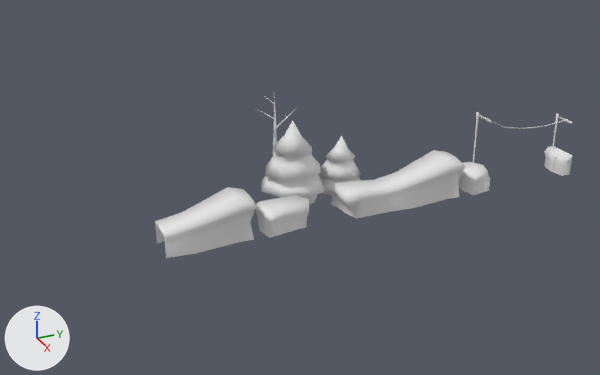
One commit to the Blender file Models/Models.blend: the scene before it, then after it.
Before and after are seen from a 50 mm camera at (42.4, -6.5, 22.9) aimed at (-2.9, 13.9, 0.2). The lights are fixed; the arrows at lower left show +X, +Y and +Z. Materials are left out; every surface is plain grey.
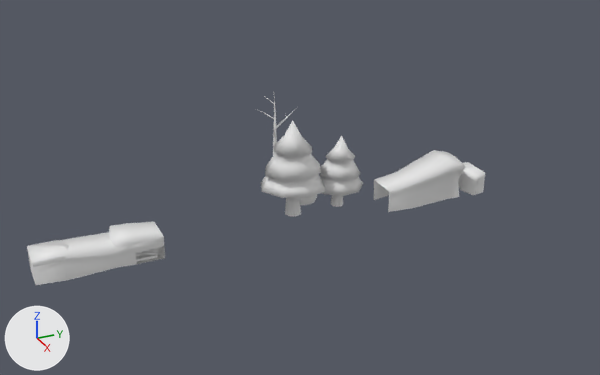
The edits, one by one:
me_cube_008 is used by ob_cube_005; location (0.0, 7.38, 0.0).
me_cube_008 had 72 vertices, 58 faces and spanned x -1.37..1.22, y -3.68..3.66, z -0.75..1.99.
me_cube_008 now has 72 vertices, 59 faces and spans x -1.34..1.25, y 0.0..7.25, z -0.04..2.09.
me_cube_008 part 4: the loose piece of 30 vertices spanning x -1.1..1.13, y 2.51..3.66, z -0.75..0.73 is deleted.
me_cube_008 part 5: 42 vertices removed from x -1.37..1.22, y -3.68..2.17, z -0.75..1.99; 72 vertices added at x -1.34..1.25, y 0.0..7.25, z -0.04..2.09.
me_cube_001 has 51 vertices, 36 faces and spans x -1.04..1.02, y -3.84..3.52, z -1.06..0.79.
me_cube_001 is used by ob_cube_001; location (-0.02, 14.89, 0.21).
me_cube_001 part 2: the loose piece of 30 vertices spanning x -1.04..1.02, y 0.35..3.52, z -0.99..0.79 is scaled about its middle by (1, 0.91, 1), then moved by (-0.02, 3.87, 0.92).
me_cube_001 part 3: the loose piece of 21 vertices spanning x -1.04..1.02, y -3.84..-1.71, z -1.06..0.57 is moved by (-0.02, 3.84, 0.92).
me_cube_002 has 51 vertices, 44 faces and spans x -1.06..1.14, y -3.68..3.66, z -0.71..0.79.
me_cube_002 is used by ob_cube_002; location (0.0, 14.69, 0.0).
me_cube_002 part 1: the whole mesh is scaled about its middle by (1, 0.987, 1), then moved by (0.0, 3.63, 0.71).
Object 'Cube.005' (ob_cube_005) moves from (0.0, 7.38, 0.0) to (0.02, -3.58, -0.71).
Object 'Cube.005' (ob_cube_005) is now hidden.
Object 'Cube.004' (ob_cube_004) is deleted.
Object 'Cube.001' (ob_cube_001) moves from (-0.02, 14.89, 0.21) to (0.02, -3.58, -0.71).
Object 'Cube.002' (ob_cube_002) is now shown.
Object 'Cube.002' (ob_cube_002) moves from (0.0, 14.69, 0.0) to (0.02, -3.58, -0.71).

Where the change shows, as pixel boxes (x1, y1, x2, y2) in the pictures (600 x 375 px; the box of a moved part takes in the faces that stretch with it):
'Cube.005', hidden
    before: (155, 187, 283, 258)
'Cube.001', reshaped, moved
    before: (271, 180, 390, 234)
    after: (28, 222, 165, 267)
'Cube.002', shown
    after: (27, 232, 165, 285)
'Cube.004', deleted
    before: (469, 112, 573, 192)
part 2 of me_cube_001, moved or reshaped
    before: (334, 180, 390, 218)
    after: (108, 222, 165, 264)
part 3 of me_cube_001, moved or reshaped
    before: (271, 195, 309, 234)
    after: (28, 240, 69, 267)
part 4 of me_cube_008, deleted
    before: (256, 199, 283, 238)
part 5 of me_cube_008, moved or reshaped (not visible afterwards)
    before: (155, 187, 257, 258)
